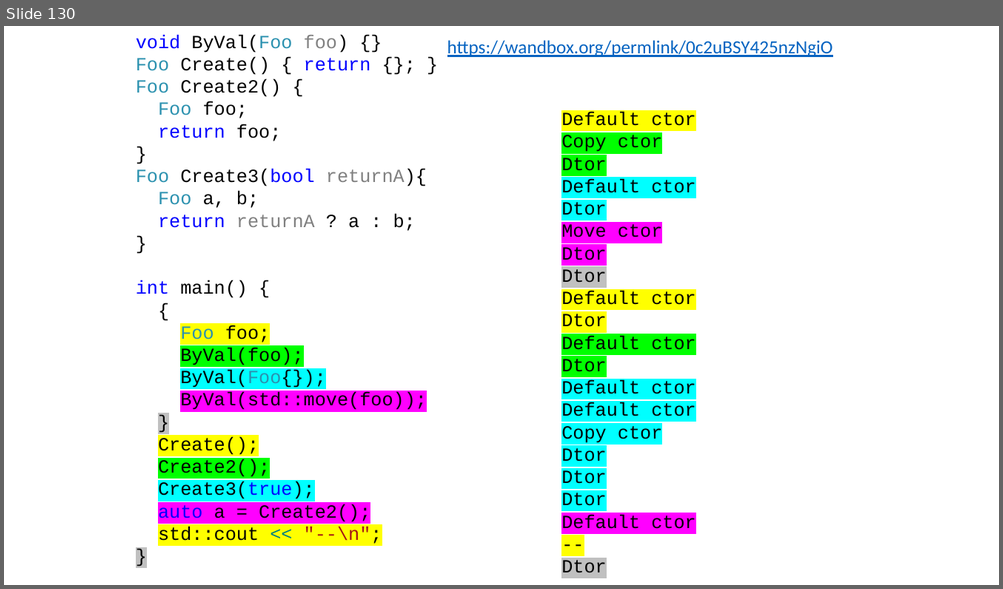
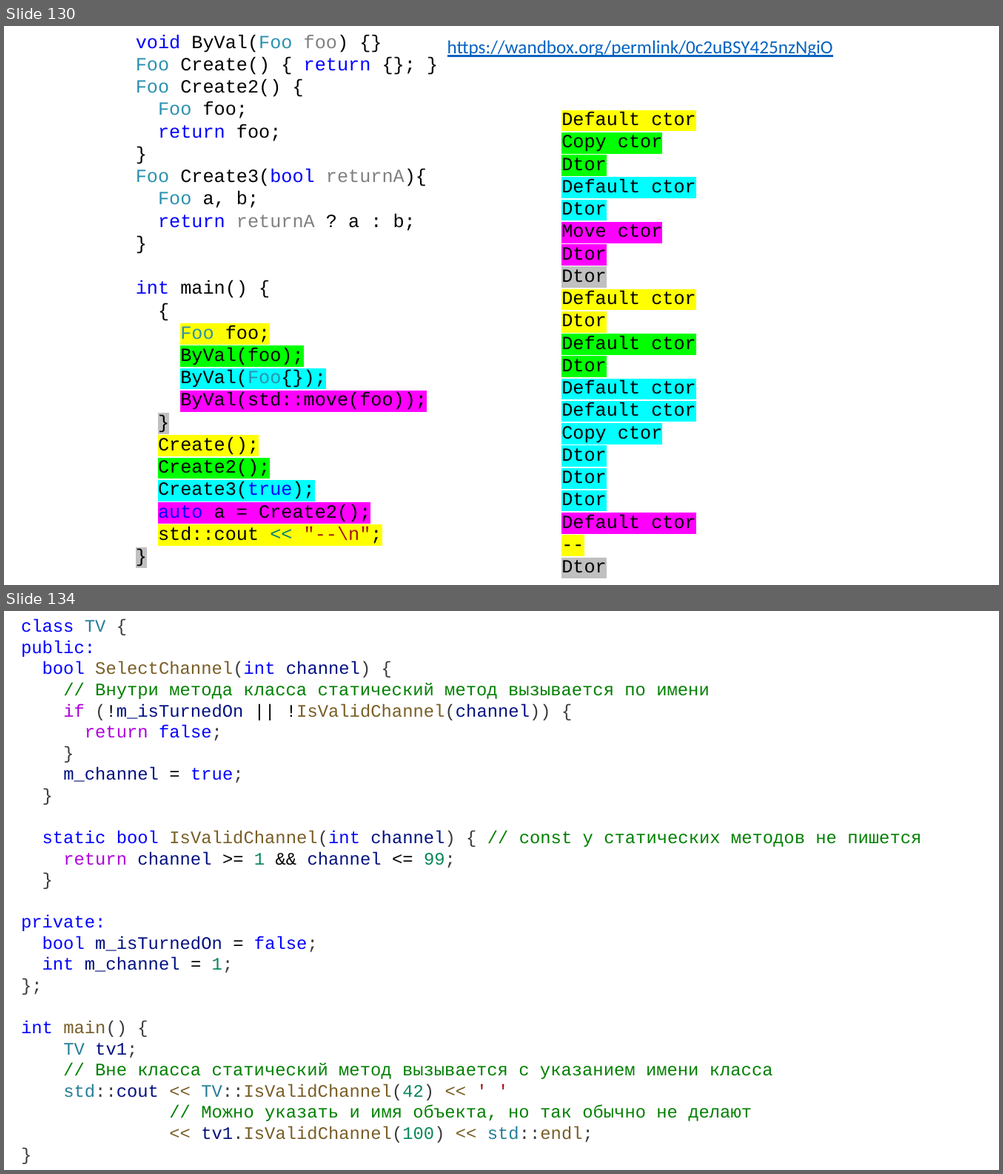
Before and after one commit to alexey-malov/oop, a slide deck: lectures/02/Основы ООП.pptx. Shown one above the other, each under a label of ours: slide 130 before the commit, slides 130 and 134 after it; the slides between them are not shown. The pictures are 1003x589 and 1003x1174 pixels, drawn with LibreOffice and Linux fonts; fonts in the diff are those of the drawing. Boxes give left, top, right and bottom in pixels: in the first picture for what was removed or moved away, otherwise in the second. Text is boxed around its words. In the diff, an @@ line names an element or a change of style, - is before the commit and + after.

Commit message:
Доработал раздел про статические методы и данные

```diff
--- a/lectures/02/Основы ООП.pptx
+++ b/lectures/02/Основы ООП.pptx
@@ slide 134 added at (4,611,999,1170), background #FFFFFF @@
@@ text added at (21,619,921,1143), 17 pt, text #008000 @@
+class TV {
+public:
+bool SelectChannel(int channel) {
+// Внутри метода класса статический метод вызывается по имени
+if (!m_isTurnedOn || !IsValidChannel(channel)) {
+return false;
+}
+m_channel = true;
+}
+static bool IsValidChannel(int channel) { // const у статических методов не пишется
+return channel >= 1 && channel <= 99;
+}
+private:
+bool m_isTurnedOn = false;
+int m_channel = 1;
+};
+int main() {
+TV tv1;
+// Вне класса статический метод вызывается с указанием имени класса
+std::cout << TV::IsValidChannel(42) << ' '
+// Можно указать и имя объекта, но так обычно не делают
+<< tv1.IsValidChannel(100) << std::endl;
+}
```
Also in this commit, not shown: 7 slides changed, 10 other slides added, 5 slides removed.
